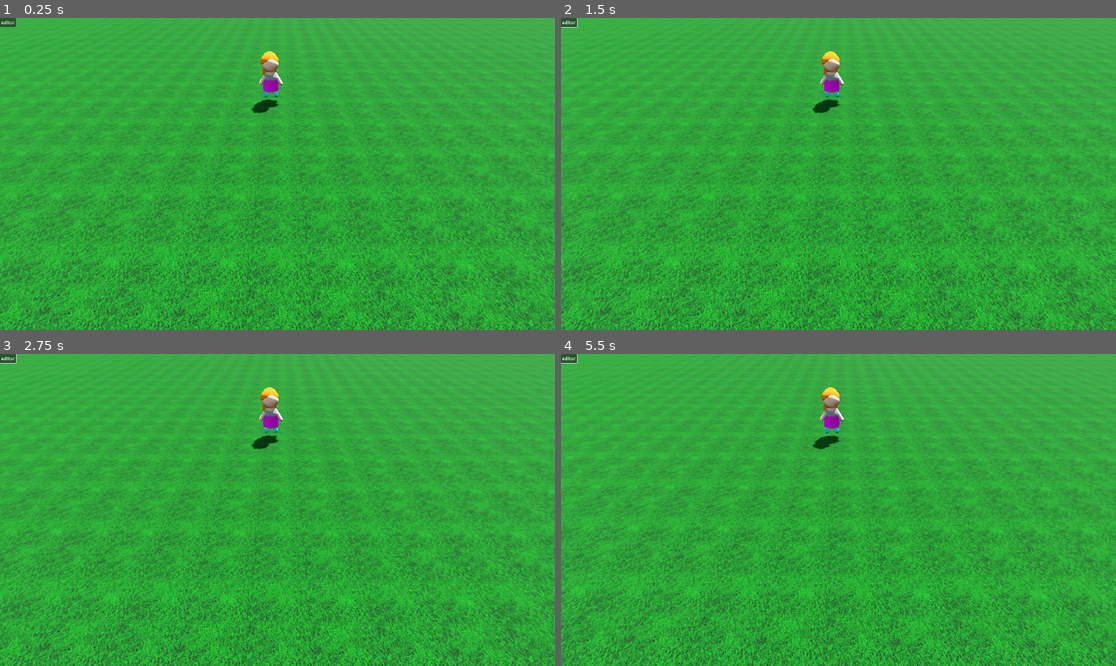
Above: before the commit, frames 1-4 (two rows, left to right).
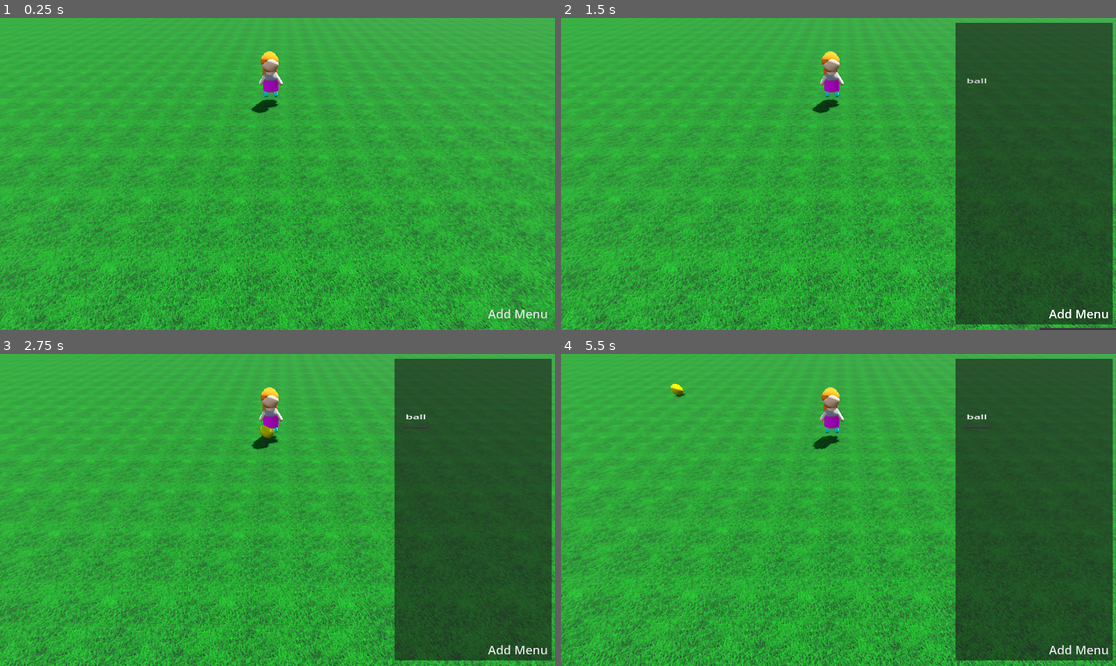
Above: after the commit, the same moments.

Repository: RainbowUnicornMagic/CreateAWorld1
Game: Godot game, scene res://level.tscn
Same seed, same stepped clock (60 frames per second), same inputs: the game is played once before the commit and once after it.
Inputs (mouse positions are in pixels of both pictures, inside the frame that each line leads up to):
- Up to frame 1 (0.25 s): no input
- Up to frame 2 (1.5 s): click (566, 21) at 0.5 s, where only the run before the commit has a clickable "editor"; click (1077, 314) at 1.25 s, where only the run after the commit has a clickable "Add Menu"
- Up to frame 3 (2.75 s): click (416, 416) at 2 s, where only the run after the commit has a clickable "ball"
- Up to frame 4 (5.5 s): hold Right (move_right) 2.78-3.53 s; hold Down (move_back) 3.53-4.28 s; hold Right (move_right) 4.28-5.03 s; hold Up (move_forward) from 5.03 s (still down)

The runs differ from the first frame. In frame 1, 21% of the frame differs, in the area x 0-100%, y 0-100%; in frame 2, 43%; in frame 3, 42%; in frame 4, 42%.
Error after the commit: Invalid access to property or key 'global_position' on a base object of type 'null instance'. (res://menu.gd:25)

Commit message:
I added a ball to the menu
I added a ball to the menu

Diff:
--- a/level.tscn
+++ b/level.tscn
@@ -1,7 +1,9 @@
-[gd_scene load_steps=9 format=3 uid="uid://dva8a4keidnvt"]
+[gd_scene load_steps=11 format=3 uid="uid://dva8a4keidnvt"]
 
 [ext_resource type="Material" uid="uid://8oxdceq8w0lt" path="res://grass.tres" id="1_dvc42"]
 [ext_resource type="PackedScene" uid="uid://chyojhhn4xrrq" path="res://player girl.tscn" id="1_wobnc"]
+[ext_resource type="Script" path="res://menu.gd" id="3_a1tkv"]
+[ext_resource type="PackedScene" uid="uid://cskr2g15ipe6d" path="res://menu things/ball.tscn" id="4_p5dd6"]
 
 [sub_resource type="ProceduralSkyMaterial" id="ProceduralSkyMaterial_liwlc"]
 sky_horizon_color = Color(0.64625, 0.65575, 0.67075, 1)
@@ -55,9 +57,47 @@
 [node name="Camera3D" type="Camera3D" parent="player girl"]
 transform = Transform3D(0.0472816, -0.730416, 0.681364, -0.00191639, 0.682059, 0.731295, -0.99888, -0.0358826, 0.0308491, 14.2921, 7.50638, 0.196865)
 
-[node name="CanvasLayer" type="CanvasLayer" parent="."]
+[node name="Menu" type="CanvasLayer" parent="."]
+script = ExtResource("3_a1tkv")
 
-[node name="Button" type="Button" parent="CanvasLayer"]
-offset_right = 8.0
-offset_bottom = 8.0
-text = "editor"
+[node name="Things" type="Panel" parent="Menu"]
+anchors_preset = -1
+anchor_left = 0.994
+anchor_top = 0.981
+anchor_right = 0.994
+anchor_bottom = 0.981
+offset_left = -543.48
+offset_top = -1043.48
+offset_right = 0.52002
+offset_bottom = 0.519897
+
+[node name="Ball Button" type="MenuButton" parent="Menu/Things"]
+layout_mode = 0
+offset_left = 28.0
+offset_top = 170.0
+offset_right = 65.0
+offset_bottom = 218.0
+scale = Vector2(2.51234, 1.321)
+text = "ball"
+
+[node name="Add Button" type="MenuButton" parent="Menu"]
+anchors_preset = 3
+anchor_left = 1.0
+anchor_top = 1.0
+anchor_right = 1.0
+anchor_bottom = 1.0
+offset_left = -260.0
+offset_top = -126.0
+offset_right = 4.0
+offset_bottom = 14.0
+grow_horizontal = 0
+grow_vertical = 0
+theme_override_font_sizes/font_size = 42
+text = "Add Menu"
+
+[node name="ball" parent="Menu" instance=ExtResource("4_p5dd6")]
+transform = Transform3D(1, 0, 0, 0, 1, 0, 0, 0, 1, 0.324895, 0.00520885, 1.51282)
+visible = false
+
+[connection signal="pressed" from="Menu/Things/Ball Button" to="Menu" method="_on_ball_button_pressed"]
+[connection signal="pressed" from="Menu/Add Button" to="Menu" method="_on_add_button_pressed"]
--- /dev/null
+++ b/menu things/ball.gd
@@ -0,0 +1,11 @@
+extends RigidBody3D
+
+
+# Called when the node enters the scene tree for the first time.
+func _ready() -> void:
+	pass # Replace with function body.
+
+
+# Called every frame. 'delta' is the elapsed time since the previous frame.
+func _process(delta: float) -> void:
+	pass
--- /dev/null
+++ b/menu things/ball.tscn
@@ -0,0 +1,23 @@
+[gd_scene load_steps=5 format=3 uid="uid://cskr2g15ipe6d"]
+
+[ext_resource type="Script" path="res://menu things/ball.gd" id="1_f5eim"]
+
+[sub_resource type="SphereShape3D" id="SphereShape3D_wdmvs"]
+
+[sub_resource type="StandardMaterial3D" id="StandardMaterial3D_ommvt"]
+albedo_color = Color(1, 1, 0, 1)
+metallic = 0.69
+
+[sub_resource type="SphereMesh" id="SphereMesh_h0nhq"]
+material = SubResource("StandardMaterial3D_ommvt")
+
+[node name="ball" type="RigidBody3D"]
+script = ExtResource("1_f5eim")
+
+[node name="CollisionShape3D" type="CollisionShape3D" parent="."]
+transform = Transform3D(1, 0, 0, 0, 1, 0, 0, 0, 1, 0, 0, -0.0305305)
+shape = SubResource("SphereShape3D_wdmvs")
+
+[node name="MeshInstance3D" type="MeshInstance3D" parent="."]
+mesh = SubResource("SphereMesh_h0nhq")
+skeleton = NodePath("../CollisionShape3D")
--- /dev/null
+++ b/menu.gd
@@ -0,0 +1,27 @@
+extends CanvasLayer
+@onready var things: Panel = $Things
+const BALL = preload("res://menu things/ball.tscn")
+
+# Called when the node enters the scene tree for the first time.
+func _ready() -> void:
+	things.visible = false # Replace with function body.
+
+
+# Called every frame. 'delta' is the elapsed time since the previous frame.
+func _process(_delta: float) -> void:
+	pass
+
+
+func _on_add_button_pressed() -> void:
+	things.visible = !things.visible
+
+
+func _on_ball_button_pressed() -> void:
+
+	var ball = BALL.instantiate()
+	var world = get_node("/root/world")
+	world.add_child(ball)
+	var girl : Node3D = get_node("/root/Game/player girl")
+	var ball_position = girl.global_position
+	ball_position =+ Vector3(0,2,-1)
+	ball.set_global_position(ball_position)
--- a/player boy.tscn
+++ b/player boy.tscn
@@ -16,13 +16,25 @@
 
 [sub_resource type="CapsuleMesh" id="CapsuleMesh_befrp"]
 
+[sub_resource type="StandardMaterial3D" id="StandardMaterial3D_kf7en"]
+albedo_color = Color(1, 0.8, 0.631373, 1)
+
 [sub_resource type="CapsuleMesh" id="CapsuleMesh_41d7f"]
+material = SubResource("StandardMaterial3D_kf7en")
+
+[sub_resource type="StandardMaterial3D" id="StandardMaterial3D_sj1x2"]
+albedo_color = Color(1, 0.8, 0.631373, 1)
+
+[sub_resource type="CapsuleMesh" id="CapsuleMesh_gf07p"]
+material = SubResource("StandardMaterial3D_sj1x2")
+
+[sub_resource type="SphereMesh" id="SphereMesh_5ix3n"]
 
 [node name="RigidBody3D" type="RigidBody3D"]
-transform = Transform3D(1, 0, 0, 0, 1, 0, 0, 0, 1, 0.0975622, 1.51282, -0.121079)
+transform = Transform3D(1, 0, 0, 0, 1, 0, 0, 0, 1, 1.57793, 0.748486, 2.27606)
 
 [node name="CollisionShape3D" type="CollisionShape3D" parent="."]
-transform = Transform3D(1, 0, 0, 0, 1, 0, 0, 0, 1, 0, 1.68098, 0)
+transform = Transform3D(1, 0, 0, 0, 1, 0, 0, 0, 1, 0, 1.68098, 1.0675)
 shape = SubResource("CapsuleShape3D_qv8mb")
 
 [node name="head" type="MeshInstance3D" parent="."]
@@ -47,3 +59,21 @@
 transform = Transform3D(0.302871, 0, 0, 0, 0.325002, 0, 0, 0, 0.320399, 0.260462, -0.130672, 0.00608587)
 mesh = SubResource("CapsuleMesh_41d7f")
 skeleton = NodePath("../body")
+
+[node name="arm1" type="MeshInstance3D" parent="."]
+transform = Transform3D(0.229221, 0.314898, -0.0344148, -0.196419, 0.376627, -0.00110582, 0.0349848, 0.0513213, 0.219278, -0.487328, 0.737305, -0.0333058)
+mesh = SubResource("CapsuleMesh_gf07p")
+skeleton = NodePath("../leg1")
+
+[node name="arm2" type="MeshInstance3D" parent="."]
+transform = Transform3D(-0.239973, 0.302528, 0.00610849, -0.183127, -0.386634, 0.0338864, 0.0349848, 0.0513213, 0.219278, 0.448037, 0.836541, -0.0359117)
+mesh = SubResource("CapsuleMesh_gf07p")
+skeleton = NodePath("../leg1")
+
+[node name="MeshInstance3D3" type="MeshInstance3D" parent="."]
+transform = Transform3D(-0.0301264, 0.942254, 0.522748, -0.96919, -0.0364157, -0.00433336, 0.0127237, -0.542858, 0.907638, 4.25038, 0.339027, -0.0413084)
+mesh = SubResource("SphereMesh_5ix3n")
+
+[node name="MeshInstance3D4" type="MeshInstance3D" parent="."]
+transform = Transform3D(-0.0284065, 0.69948, 0.20117, -0.845312, -0.023968, -0.00393032, 0.00257641, -0.15166, 0.928449, 0.00563383, 1.71871, 0.000892162)
+mesh = SubResource("SphereMesh_5ix3n")
--- a/player girl.tscn
+++ b/player girl.tscn
@@ -61,6 +61,33 @@
 [sub_resource type="CapsuleMesh" id="CapsuleMesh_lkv08"]
 material = SubResource("StandardMaterial3D_va4op")
 
+[sub_resource type="Animation" id="Animation_i66tl"]
+length = 0.001
+tracks/0/type = "value"
+tracks/0/imported = false
+tracks/0/enabled = true
+tracks/0/path = NodePath("leg1:rotation")
+tracks/0/interp = 1
+tracks/0/loop_wrap = true
+tracks/0/keys = {
+"times": PackedFloat32Array(0),
+"transitions": PackedFloat32Array(1),
+"update": 0,
+"values": [Vector3(0, 0, -0.541052)]
+}
+tracks/1/type = "value"
+tracks/1/imported = false
+tracks/1/enabled = true
+tracks/1/path = NodePath("leg2:rotation")
+tracks/1/interp = 1
+tracks/1/loop_wrap = true
+tracks/1/keys = {
+"times": PackedFloat32Array(0),
+"transitions": PackedFloat32Array(1),
+"update": 0,
+"values": [Vector3(0, 0, 0.324631)]
+}
+
 [sub_resource type="Animation" id="Animation_w06e0"]
 resource_name = "walk"
 loop_mode = 2
@@ -87,33 +114,6 @@
 "transitions": PackedFloat32Array(1, 1),
 "update": 0,
 "values": [Vector3(0, 0, 0.324631), Vector3(0, 0, -0.759218)]
-}
-
-[sub_resource type="Animation" id="Animation_i66tl"]
-length = 0.001
-tracks/0/type = "value"
-tracks/0/imported = false
-tracks/0/enabled = true
-tracks/0/path = NodePath("leg1:rotation")
-tracks/0/interp = 1
-tracks/0/loop_wrap = true
-tracks/0/keys = {
-"times": PackedFloat32Array(0),
-"transitions": PackedFloat32Array(1),
-"update": 0,
-"values": [Vector3(0, 0, -0.541052)]
-}
-tracks/1/type = "value"
-tracks/1/imported = false
-tracks/1/enabled = true
-tracks/1/path = NodePath("leg2:rotation")
-tracks/1/interp = 1
-tracks/1/loop_wrap = true
-tracks/1/keys = {
-"times": PackedFloat32Array(0),
-"transitions": PackedFloat32Array(1),
-"update": 0,
-"values": [Vector3(0, 0, 0.324631)]
 }
 
 [sub_resource type="AnimationLibrary" id="AnimationLibrary_hh5fs"]
@@ -154,7 +154,7 @@
 skeleton = NodePath("../../leg2")
 
 [node name="leg2" type="MeshInstance3D" parent="."]
-transform = Transform3D(0.284331, -0.0956878, 0, 0.0956878, 0.284331, 0, 0, 0, 0.3, -0.00249624, 1.09402, -0.35037)
+transform = Transform3D(0.284331, -0.0956879, 0, 0.0956879, 0.284331, 0, 0, 0, 0.3, -0.00249624, 1.09402, -0.35037)
 mesh = SubResource("CylinderMesh_aqaci")
 
 [node name="shoe2" type="MeshInstance3D" parent="leg2"]
Not shown: 1 places in player boy.tscn that only renumber resources
